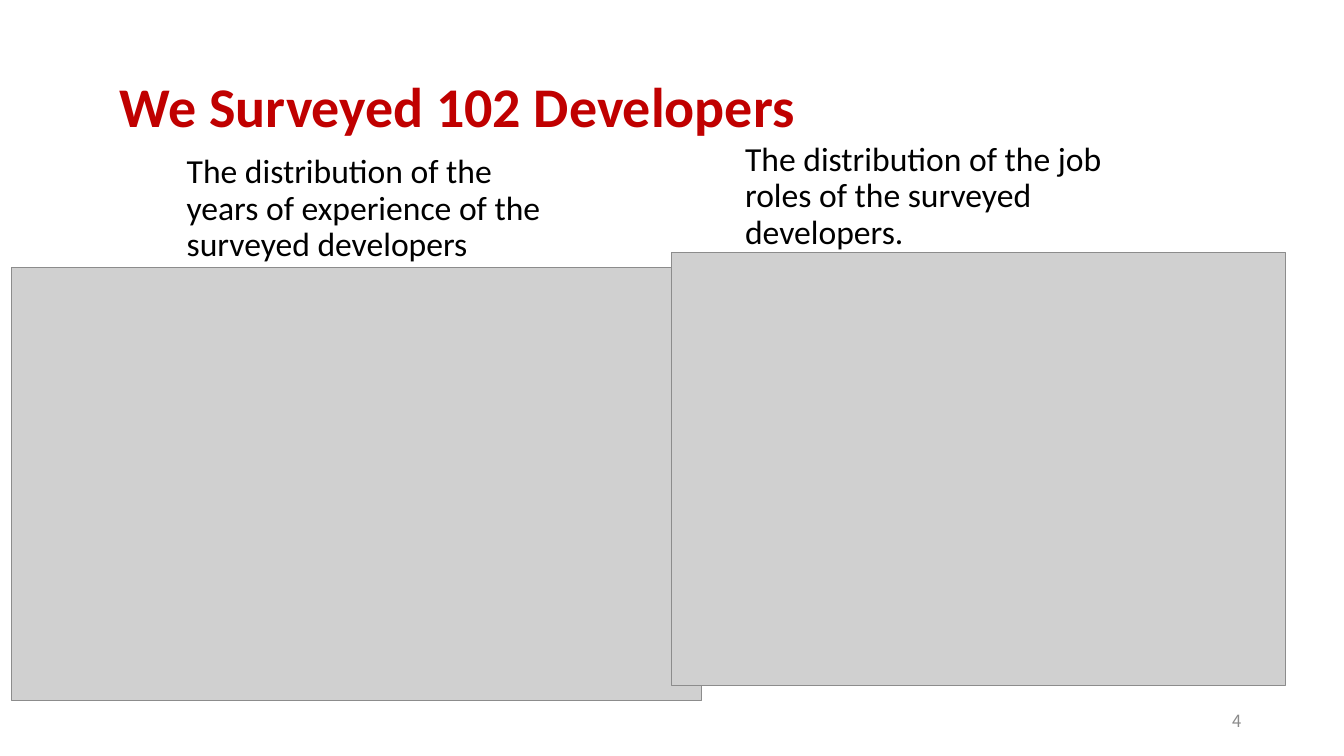
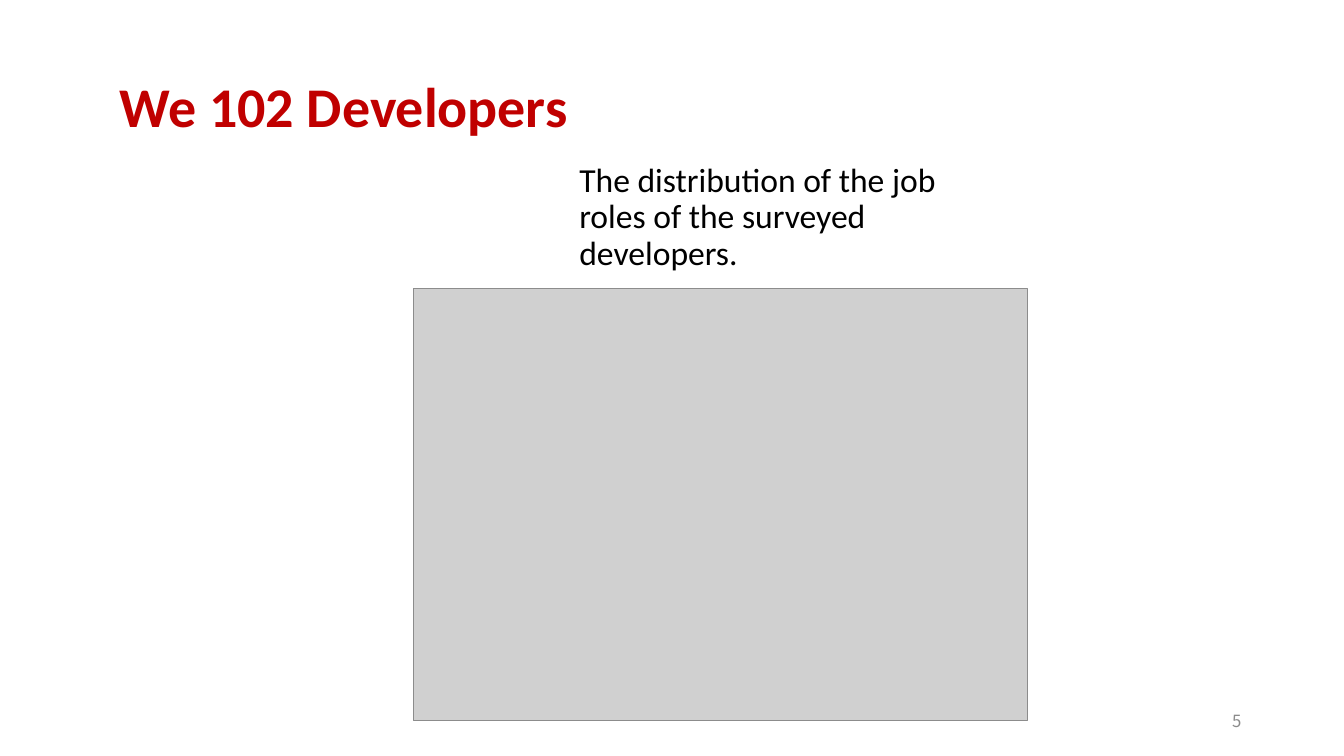
Before and after one commit to aidanby/aidanby.github.io, a slide deck: slide 5 of files/icse22.pptx (slide 4 before the commit). Drawn at 1344x756 pixels with LibreOffice and Linux fonts; fonts in the diff are those of the drawing; grey boxes stand for pictures. Boxes give left, top, right and bottom in pixels: in the first picture for what was removed or moved away, otherwise in the second. Text is boxed around its words. In the diff, an @@ line names an element or a change of style, - is before the commit and + after.

```diff
--- a/files/icse22.pptx
+++ b/files/icse22.pptx
@@ title at (120, 87, 568, 136): text changed @@
-We Surveyed 102 Developers
+We 102 Developers
@@ text removed at (187, 159, 541, 262) @@
-The distribution of the years of experience of the surveyed developers
@@ text "The distribution of the job ...": place and size @@
-text "The distribution of the job ..." at (745, 147, 1101, 250)
+text "The distribution of the job ..." at (579, 168, 935, 271)
@@ picture removed at (11, 268, 702, 701) @@
@@ picture: place and size @@
-picture at (673, 252, 1287, 685)
+picture at (413, 288, 1027, 721)
@@ page number at (1232, 715, 1241, 727): text changed @@
-4
+5
```
Also in this commit, not shown: 5 other slides changed, 1 slide added.
